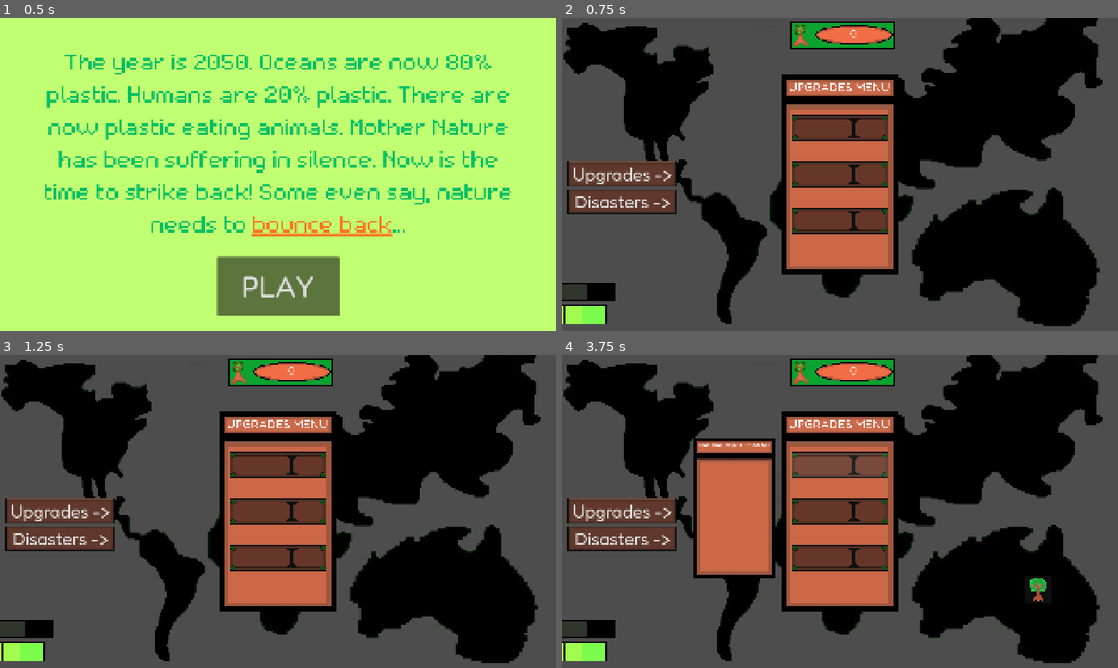
Above: before the commit, frames 1-4 (two rows, left to right).
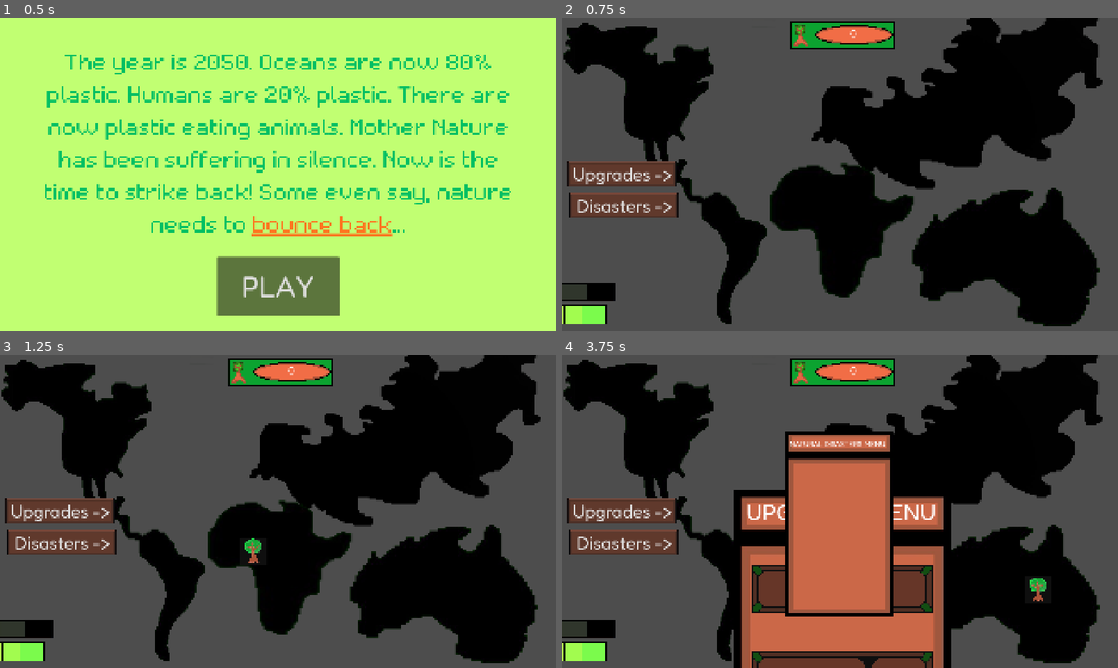
Above: after the commit, the same moments.

Repository: razsgriz/NatureStrikesBack
Game: Godot game, scene res://main.tscn
The game is run twice, just before and just after one commit, with the same random seed, the same clock (stepped at 60 frames per second) and the same inputs.
Inputs (mouse positions are in pixels of both pictures, inside the frame that each line leads up to):
- Up to frame 1 (0.5 s): no input
- Up to frame 2 (0.75 s): click "PLAY" at 0.5 s
- Up to frame 3 (1.25 s): no input
- Up to frame 4 (3.75 s): click "Upgrades ->" at 1.25 s; click (840, 464) at 2.02 s; click "Disasters ->" at 2.75 s; click (840, 464) at 3.52 s

Frame 1 is identical in both runs. In frame 2, 13% of the frame differs, in the area x 0-61%, y 18-82%; in frame 3, 13%; in frame 4, 27%, in the area x 0-70%, y 18-100%.

Commit message:
Allowed toggling menus

Diff:
--- a/naturaldisastersmenu.tscn
+++ b/naturaldisastersmenu.tscn
@@ -7,14 +7,13 @@
 script = ExtResource("1_7jkwk")
 
 [node name="Sprite2D" type="Sprite2D" parent="." unique_id=482935123]
-scale = Vector2(0.75, 0.75)
 texture = ExtResource("1_cgyn4")
 
 [node name="Label" type="Label" parent="." unique_id=1764641209]
-offset_left = -233.0
-offset_top = -304.0
-offset_right = 230.0
-offset_bottom = -233.0
-theme_override_font_sizes/font_size = 25
+offset_left = -240.0
+offset_top = -389.0
+offset_right = 223.0
+offset_bottom = -318.0
+theme_override_font_sizes/font_size = 34
 text = "NATURAL DISASTERS MENU"
 horizontal_alignment = 1
--- a/toggle_natural_disasters.gd
+++ b/toggle_natural_disasters.gd
@@ -1,6 +1,6 @@
 extends Button
 
-@onready var disastermenu = get_node("../naturaldisastersmenu")
+@onready var disastermenu: Node = get_node("../naturaldisastersmenu")
 
 func _ready():
 	disastermenu.visible = false
--- a/toggle_natural_disasters_menu.tscn
+++ b/toggle_natural_disasters_menu.tscn
@@ -22,6 +22,6 @@
 script = ExtResource("3_ofs6k")
 
 [node name="naturaldisastersmenu" parent="." unique_id=1231378744 instance=ExtResource("3_g3b05")]
-position = Vector2(1146.6667, 516)
+position = Vector2(1254.6666, -8)
 
 [connection signal="pressed" from="Button" to="Button" method="_on_pressed"]
--- a/toggleupgrademenu.gd
+++ b/toggleupgrademenu.gd
@@ -1,9 +1,9 @@
 extends Button
 
-func openupgrade ():
-	var upgrademenu = get_node("Upgrades")
-	var vis = upgrademenu.Visibility
-	if vis == false:
-		vis = true
-	if vis == true:
-		vis = false
+@onready var upgrademenu = get_node("../Upgrades")
+
+func _ready():
+	upgrademenu.visible = false
+
+func _pressed():
+	upgrademenu.visible = not upgrademenu.visible
--- a/toggleupgrademenu.tscn
+++ b/toggleupgrademenu.tscn
@@ -2,6 +2,7 @@
 
 [ext_resource type="Texture2D" uid="uid://cefafgbaix8tm" path="res://assets/ToggleUpgradesMenu.jpg" id="1_vgdml"]
 [ext_resource type="Script" uid="uid://dowpi6ujm4pw5" path="res://toggleupgrademenu.gd" id="2_rungn"]
+[ext_resource type="PackedScene" uid="uid://vraq7482jxmf" path="res://upgrades.tscn" id="3_lpgi0"]
 
 [node name="Node2D" type="Node2D" unique_id=1345687132]
 scale = Vector2(0.75, 0.75)
@@ -20,4 +21,8 @@
 text = "Upgrades ->"
 script = ExtResource("2_rungn")
 
+[node name="Upgrades" parent="." unique_id=60221739 instance=ExtResource("3_lpgi0")]
+position = Vector2(1277.3334, 835.99994)
+script = null
+
 [connection signal="pressed" from="Button" to="Button" method="_on_pressed"]
--- a/ui.tscn
+++ b/ui.tscn
@@ -6,12 +6,7 @@
 [ext_resource type="Script" uid="uid://12ig67s2ya4x" path="res://tree_amount.gd" id="3_mx0kw"]
 [ext_resource type="AudioStream" uid="uid://c4jri6c67h7g2" path="res://assets/audio/MeanGreen.wav" id="5_ibotj"]
 [ext_resource type="PackedScene" uid="uid://1a3s0ltctbqc" path="res://toggleupgrademenu.tscn" id="6_n5ude"]
-[ext_resource type="PackedScene" uid="uid://vraq7482jxmf" path="res://upgrades.tscn" id="7_waa4j"]
-[ext_resource type="PackedScene" uid="uid://dec17wqlpg1or" path="res://naturaldisastersmenu.tscn" id="7_y4yjw"]
-[ext_resource type="Texture2D" uid="uid://vbkb36rt61qa" path="res://assets/upgrades menu.jpg" id="8_e2l4f"]
 [ext_resource type="PackedScene" uid="uid://bygl8jtd67xv1" path="res://toggle_natural_disasters_menu.tscn" id="8_waa4j"]
-[ext_resource type="PackedScene" uid="uid://ba3y0r8x4ow2u" path="res://upgradeone.tscn" id="9_n5rqp"]
-[ext_resource type="Texture2D" uid="uid://dxo40dt73w8cr" path="res://assets/IMG_1221.jpeg" id="10_irxef"]
 
 [node name="ui" type="CanvasLayer" unique_id=1690332116]
 follow_viewport_enabled = true
@@ -45,65 +40,5 @@
 [node name="Node2D" parent="." unique_id=1345687132 instance=ExtResource("6_n5ude")]
 position = Vector2(-950, -60)
 
-[node name="Upgrades" parent="." unique_id=60221739 instance=ExtResource("7_waa4j")]
-scale = Vector2(0.4, 0.4)
-
-[node name="Sprite2D2" type="Sprite2D" parent="Upgrades" unique_id=195299685]
-scale = Vector2(2, 2)
-texture = ExtResource("8_e2l4f")
-
-[node name="Label2" type="Label" parent="Upgrades" unique_id=861838562]
-offset_left = -470.0
-offset_top = -819.0
-offset_right = 459.0
-offset_bottom = -672.0
-theme_override_font_sizes/font_size = 105
-text = "UPGRADES MENU"
-horizontal_alignment = 1
-
-[node name="Upgrade4" parent="Upgrades" unique_id=1113633998 instance=ExtResource("9_n5rqp")]
-position = Vector2(0, -400)
-scale = Vector2(0.5, 0.5)
-
-[node name="Sprite1" type="Sprite2D" parent="Upgrades/Upgrade4" unique_id=1021506407]
-texture = ExtResource("10_irxef")
-
-[node name="Button4" type="Button" parent="Upgrades/Upgrade4" unique_id=761729934]
-offset_left = -831.0
-offset_top = -219.0
-offset_right = 840.0
-offset_bottom = 218.0
-metadata/_edit_use_anchors_ = true
-
-[node name="Upgrade5" parent="Upgrades" unique_id=1130916354 instance=ExtResource("9_n5rqp")]
-scale = Vector2(0.5, 0.5)
-
-[node name="Sprite2" type="Sprite2D" parent="Upgrades/Upgrade5" unique_id=1069576704]
-texture = ExtResource("10_irxef")
-
-[node name="Button5" type="Button" parent="Upgrades/Upgrade5" unique_id=1554293245]
-offset_left = -831.0
-offset_top = -219.0
-offset_right = 840.0
-offset_bottom = 218.0
-metadata/_edit_use_anchors_ = true
-
-[node name="Upgrade6" parent="Upgrades" unique_id=1133554619 instance=ExtResource("9_n5rqp")]
-position = Vector2(0, 400)
-scale = Vector2(0.5, 0.5)
-
-[node name="Sprite3" type="Sprite2D" parent="Upgrades/Upgrade6" unique_id=816931353]
-texture = ExtResource("10_irxef")
-
-[node name="Button6" type="Button" parent="Upgrades/Upgrade6" unique_id=50568863]
-offset_left = -831.0
-offset_top = -219.0
-offset_right = 840.0
-offset_bottom = 218.0
-metadata/_edit_use_anchors_ = true
-
 [node name="toggle_disasters" parent="." unique_id=209846272 instance=ExtResource("8_waa4j")]
-position = Vector2(-949, 35)
-
-[node name="naturaldisastersmenu" parent="toggle_disasters" unique_id=1231378744 instance=ExtResource("7_y4yjw")]
-position = Vector2(780, -64)
+position = Vector2(-943.00006, 49)
Not shown, removed: assets/start menu.png.import
